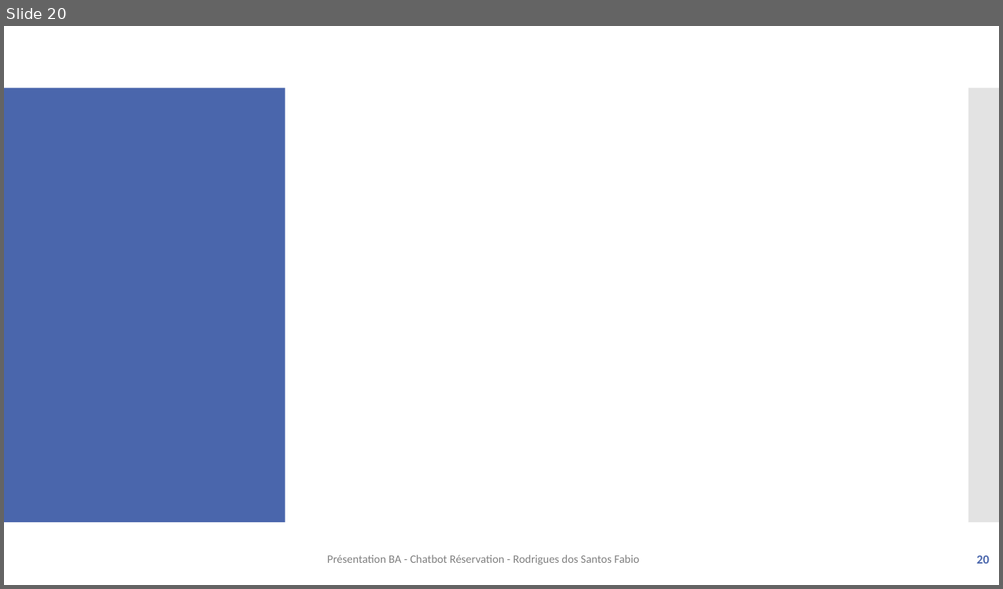
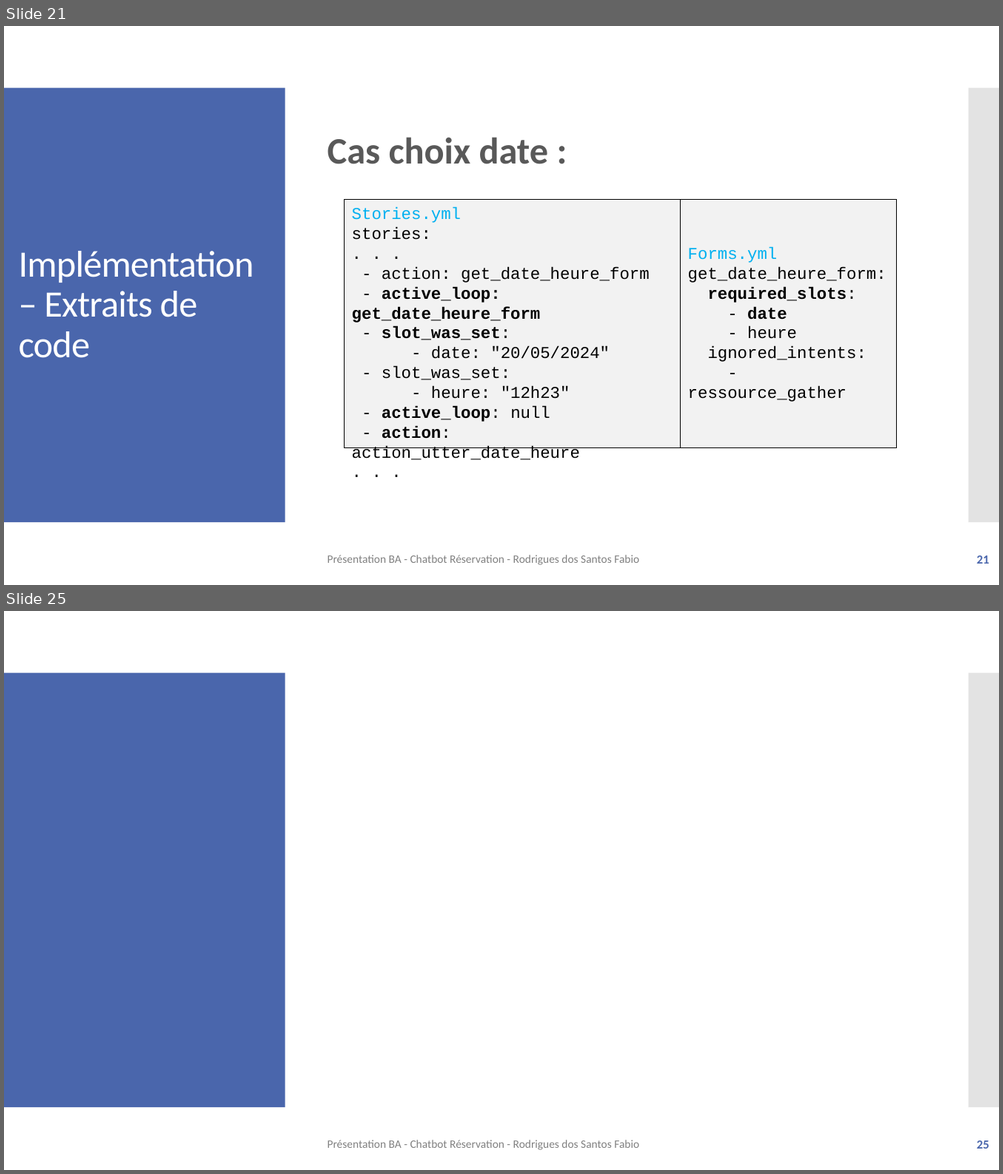
Before and after one commit to f-rdrgs/projet-bachelor, a slide deck: documentation/travail_bachelor/ISC_LOG_presentation_diplome_RodriguesDosSantosFabio_EggenbergNiklaus_2024.pptx. Shown one above the other, each under a label of ours: slide 20 before the commit, slides 21 and 25 after it; the slides between them are not shown. The pictures are 1003x589 and 1003x1174 pixels, drawn with LibreOffice and Linux fonts; fonts in the diff are those of the drawing. Boxes give left, top, right and bottom in pixels: in the first picture for what was removed or moved away, otherwise in the second. Text is boxed around its words. In the diff, an @@ line names an element or a change of style, - is before the commit and + after.

Commit message:
màj présentation implémentation

```diff
--- a/documentation/travail_bachelor/ISC_LOG_presentation_diplome_RodriguesDosSantosFabio_EggenbergNiklaus_2024.pptx
+++ b/documentation/travail_bachelor/ISC_LOG_presentation_diplome_RodriguesDosSantosFabio_EggenbergNiklaus_2024.pptx
@@ slide 21 added at (x1=4, y1=26, x2=999, y2=585), background #FFFFFF; not listed: 2 template elements that a slide beside it also shows @@
@@ text added at (x1=327, y1=137, x2=549, y2=164), 36 pt, text #595959, bold @@
+Cas choix date :
@@ rectangle added at (x1=344, y1=200, x2=680, y2=449), fill #F2F2F2, outline #000000 0.75 pt, 16 pt, text #000000 @@
+Stories.yml
+stories:
+. . .
+- action: get_date_heure_form
+- active_loop: get_date_heure_form
+- slot_was_set:
+- date: "20/05/2024"
+- slot_was_set:
+- heure: "12h23"
+- active_loop: null
+- action: action_utter_date_heure
+. . .
@@ rectangle added at (x1=680, y1=200, x2=896, y2=449), fill #F2F2F2, outline #000000 0.75 pt, 16 pt, text #000000 @@
+Forms.yml
+get_date_heure_form:
+required_slots:
+- date
+- heure
+ignored_intents:
+- ressource_gather
@@ title added at (x1=19, y1=251, x2=254, y2=358), 36 pt, text #FFFFFF @@
+Implémentation – Extraits de code
@@ text added at (x1=327, y1=555, x2=639, y2=565), 11 pt, text #808080 @@
+Présentation BA - Chatbot Réservation - Rodrigues dos Santos Fabio
@@ page number added at (x1=976, y1=556, x2=989, y2=564), 12 pt, text #4A66AC, bold @@
+21
@@ what was slide 20 is now slide 25 @@
@@ page number at (x1=976, y1=1141, x2=989, y2=1149): text changed @@
-20
+25
```
Also in this commit, not shown: 1 slide changed, 4 other slides added, 1 other file.
